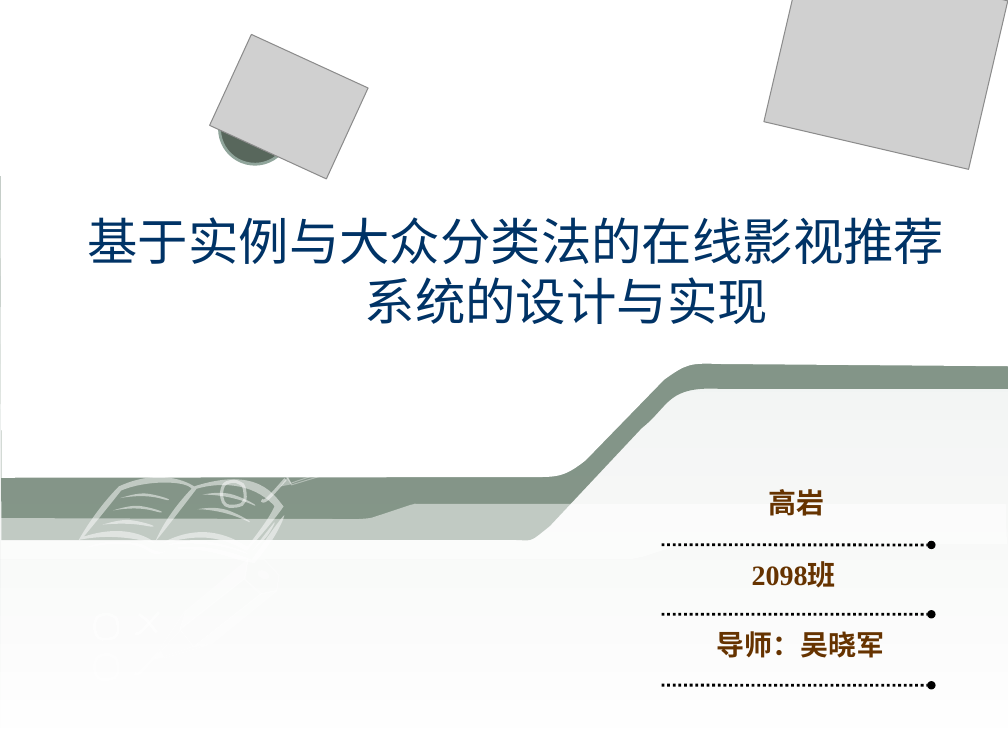
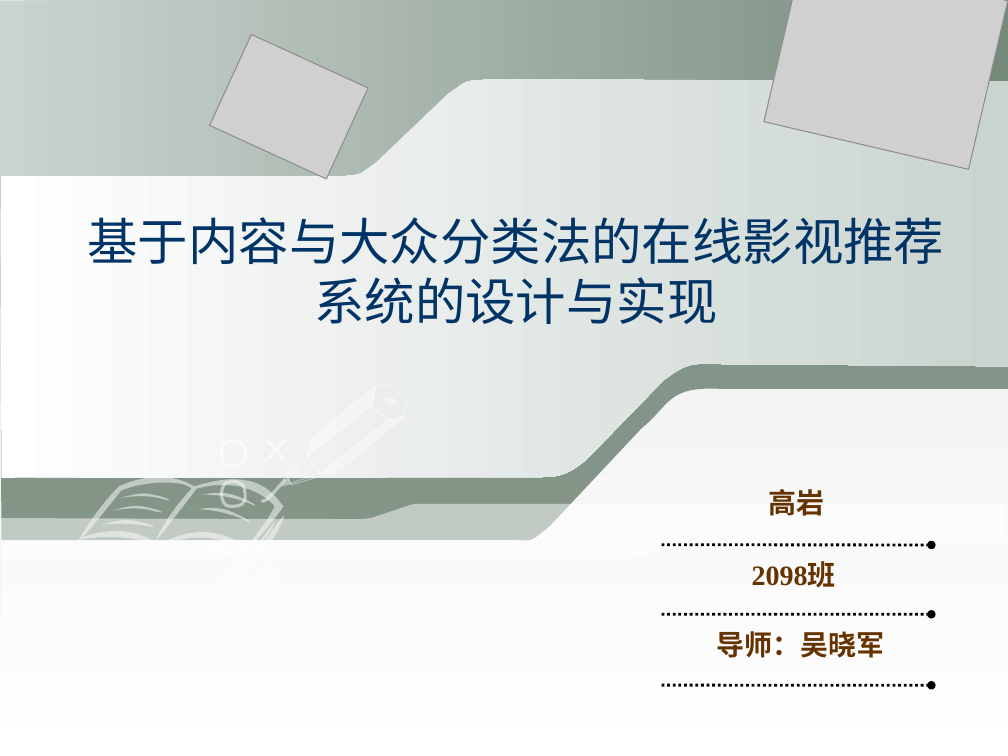
Before and after one commit to doomruin/Gradus, a slide deck: slide 1 of graduation fieldwork/中期答辩.ppt. Drawn at 1008x756 pixels with LibreOffice and Linux fonts; fonts in the diff are those of the drawing; grey boxes stand for pictures. Boxes give left, top, right and bottom in pixels: in the first picture for what was removed or moved away, otherwise in the second. Text is boxed around its words. In the diff, an @@ line names an element or a change of style, - is before the commit and + after.

```diff
--- a/graduation fieldwork/中期答辩.ppt
+++ b/graduation fieldwork/中期答辩.ppt
@@ freeform shape at <box>0,0,1008,478</box>: fill #FFFFFF to gradient #FFFFFF to #CAD4CF @@
@@ freeform shape at <box>0,0,1008,176</box>: fill #FFFFFF to gradient #CAD4CF to #768A7B @@
@@ freeform shape removed at <box>205,79,305,179</box> @@
@@ text at <box>87,217,944,324</box>: text changed @@
-基于实例与大众分类法的在线影视推荐系统的设计与实现
+基于内容与大众分类法的在线影视推荐系统的设计与实现
```
Also in this commit, not shown: 12 other slides changed, 1 slide added, 1 slide removed, 2 other files.
